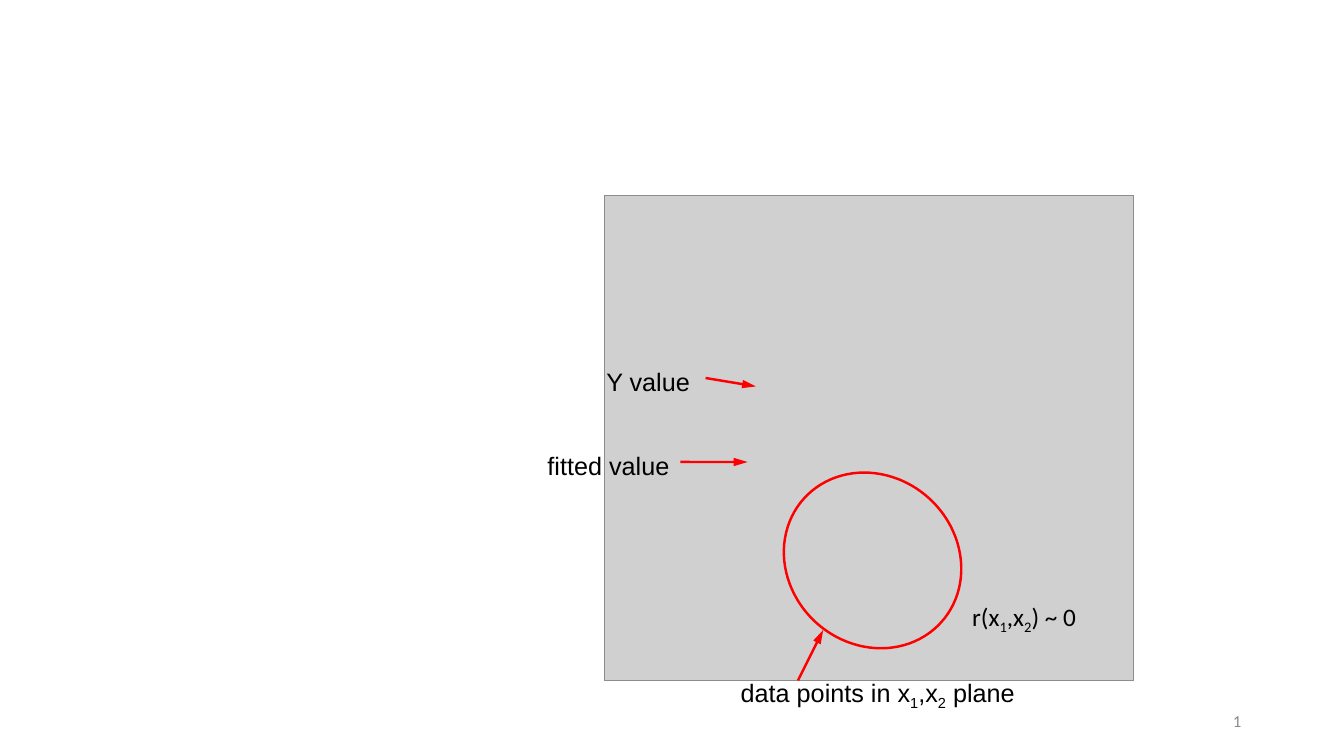
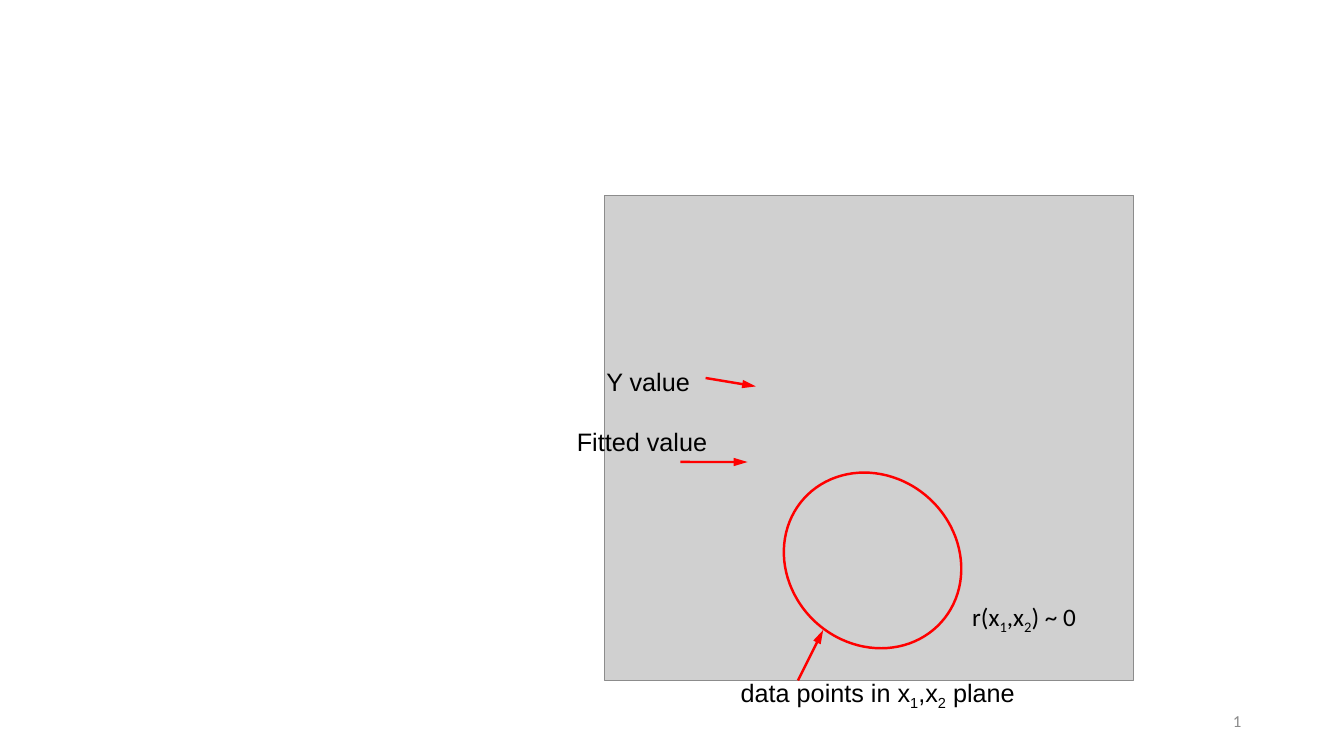
Before and after one commit to friendly/Vis-MLM-book, a slide deck: slide 1 of images/collinearity.pptx. Drawn at 1344x756 pixels with LibreOffice and Linux fonts; fonts in the diff are those of the drawing; grey boxes stand for pictures. Boxes give left, top, right and bottom in pixels: in the first picture for what was removed or moved away, otherwise in the second. Text is boxed around its words. In the diff, an @@ line names an element or a change of style, - is before the commit and + after.

```diff
--- a/images/collinearity.pptx
+++ b/images/collinearity.pptx
@@ text at (577,431,707,457): text changed @@
-fitted value
+Fitted value
```
Also in this commit, not shown: 1 other slide changed, 1 slide added, 46 other files.
